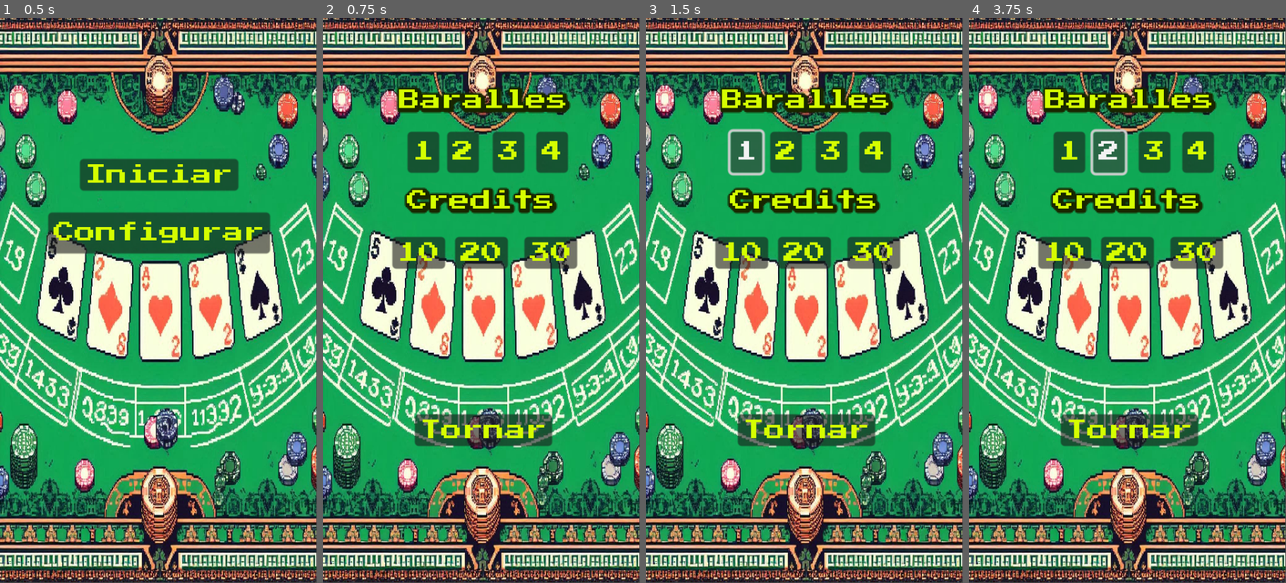
Above: before the commit, frames 1-4 (left to right).
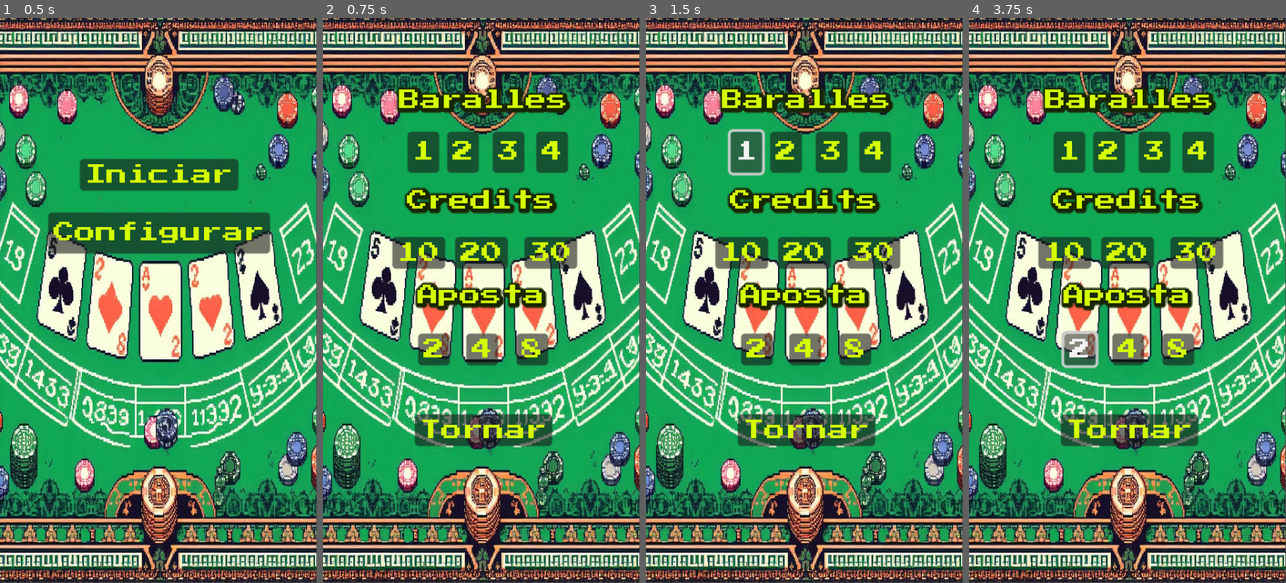
Above: after the commit, the same moments.

Repository: Gonellarro/Blackjack
Game: Godot game, scene res://scenes/pantalles/menu.tscn
Same seed, same stepped clock (60 frames per second), same inputs: the game is played once before the commit and once after it.
Inputs:
- Up to frame 1 (0.5 s): no input
- Up to frame 2 (0.75 s): click "Configurar" at 0.5 s
- Up to frame 3 (1.5 s): click "1" at 1.25 s
- Up to frame 4 (3.75 s): click "2" at 2 s; click "4" at 2.75 s; click "2" at 3.5 s

Frame 1 is identical in both runs. In frame 2, 3.2% of the frame differs, in the area x 28-72%, y 46-62%; in frame 3, 3.2%; in frame 4, 3.9%, in the area x 28-72%, y 19-62%.

Commit message:
Revisio de bugs i GUI

Diff:
--- a/label8bits.tres
+++ b/label8bits.tres
@@ -6,4 +6,5 @@
 default_font = ExtResource("1_ibxha")
 Label/colors/font_color = Color(0, 0.87451, 0.0980392, 1)
 Label/colors/font_shadow_color = Color(0, 0.137255, 0.0980392, 1)
+Label/font_sizes/font_size = 32
 Label/fonts/font = ExtResource("1_ibxha")
--- /dev/null
+++ b/label8bitsValors.tres
@@ -0,0 +1,10 @@
+[gd_resource type="Theme" load_steps=2 format=3 uid="uid://djm504y55dgem"]
+
+[ext_resource type="FontFile" uid="uid://b3u2wiivcs1qu" path="res://assets/PressStart2P-vaV7.ttf" id="1_b820e"]
+
+[resource]
+default_font = ExtResource("1_b820e")
+Label/colors/font_color = Color(1, 0.87451, 0.0980392, 1)
+Label/colors/font_shadow_color = Color(0, 0.137255, 0.0980392, 1)
+Label/font_sizes/font_size = 32
+Label/fonts/font = ExtResource("1_b820e")
--- a/scenes/carta/carta.gd
+++ b/scenes/carta/carta.gd
@@ -33,4 +33,4 @@
 	self.imatge = load(img)
 
 func set_numero(n: String) -> void:
-	self.numero = "ASE"
+	self.numero = n
--- a/scenes/joc/joc.gd
+++ b/scenes/joc/joc.gd
@@ -11,7 +11,7 @@
 var scoreJugador: int
 var scoreOrdinador: int
 
-var posicioJugador = Vector2(100,600)
+var posicioJugador = Vector2(100,550)
 var posicioOrdinador = Vector2(100, 300)
 
 var valors = ["2","3","4","5","6","7","8","9","10","J","Q","K","ACE","ASE"]
@@ -26,6 +26,7 @@
 
 # Valor de l'aposta del jugador
 var aposta: int
+var apostaInicial: int
 
 var fiDiners: bool = false
 
@@ -48,10 +49,12 @@
 	numBaralles = Global.numBaralles
 	credits = Global.creditsInicials
 	Global.credits = credits
+	Global.jugades = 1
 	scoreJugador = Global.scoreJugador
 	scoreOrdinador = Global.scoreOrdinador
 	credits = Global.credits
 	aposta = Global.aposta
+	apostaInicial = Global.aposta
 	jugades = Global.jugades
 
 	numCartes = numBaralles * 52
@@ -63,7 +66,7 @@
 	cartaCover.set_imatge("res://assets/Cards/" + trasera)
 	cartaCoverBaralla.set_imatge("res://assets/Cards/" + trasera)
 	cartaCover.position = Vector2(100,300)
-	cartaCoverBaralla.position = Vector2(200, 80)
+	cartaCoverBaralla.position = Vector2(100, 100)
 	cartaCover.visible = false
 	cartaCover.top_level = true
 	cartaCoverBaralla.visible = false
@@ -113,12 +116,13 @@
 			#var icona: String
 
 			if scoreJugador == 21:
-				$nouJoc.text = "BlackJack!"
+				$nouJoc.text = "BlackJack"
 				credits += aposta
 			elif scoreOrdinador > 21:
 				# Guanya el jugador
 				$nouJoc.text = "Guanyes!"
 				credits += aposta
+				print("Aposta: " + str(aposta))
 			elif (scoreJugador == scoreOrdinador) and scoreJugador < 22:
 				# Empats. Se tornen els dobers de l'aposta, per tant no feim res
 				$nouJoc.text = "Empats"
@@ -135,10 +139,13 @@
 
 			Global.scoreJugador = scoreJugador
 			Global.scoreOrdinador = scoreOrdinador
-			#$scoreOrdinador.text = "Ordinador: " + str(scoreOrdinador)
 
 			Global.credits = credits
-			#$credit.text = str(credits)
+
+			Global.jugades += 1
+
+			aposta = apostaInicial
+			Global.aposta = apostaInicial
 
 			$nouJoc.disabled = false
 			$nouJoc.visible = true
@@ -152,8 +159,6 @@
 			fiPartida = true
 	else:
 		# Hem de collir els descarts, escapçar-los i tornar-los a ficar a la baralla
-		# Eliminam la carta per cobrir la baralla
-		cartaCoverBaralla.visible = false
 		collirCartaOrdinador()
 		referBaralla()
 
@@ -162,8 +167,8 @@
 	add_child(cartaCover)
 	cartaCover.visible = true
 
-func eliminarCoverOrdinador() -> void:
-	cartaCover.visible = false
+#func eliminarCoverOrdinador() -> void:
+	#cartaCover.visible = false
 
 
 #############################################################
@@ -179,14 +184,20 @@
 	cartaCoverBaralla.visible = true
 
 func referBaralla() -> void:
+		# Eliminam la cover de la baralla
+		cartaCoverBaralla.visible = false
+
 		$escapsa.visible = true
 		$escapsa.disabled = false
 		$collir.disabled = true
 		$passar.disabled = true
 		$doblar.disabled = true
 		set_process(false)
+		#await get_tree().create_timer(1).timeout
 		# Guardam quantes cartes hi ha als descarts
 		numCartes = maDescarts.size()
+		# Llevam tots els ASE que hem posat
+		revisaASE()
 		#Cream la baralla amb les cartes descartades
 		baralla.renovarCartes(maDescarts)
 		# Escapçam totes les cartes
@@ -195,15 +206,13 @@
 		for c in baralla.get_cartes():
 			c.visible = true
 
-		# Posam la carta per cobrir la baralla
-		cartaCoverBaralla.visible = true
-
 		#Netejam les cartes descartades
 		maDescarts.clear()
 
-		cartaCoverBaralla.visible = true
-
-		# Mostram el missatge que ja hem escapçat un altre pic
+func revisaASE() -> void:
+	for c:Carta in maDescarts:
+		if c.get_numero() == "ASE":
+			c.set_numero("ACE")
 
 #############################################################
 #						COLLIR CARTES						#
@@ -315,37 +324,34 @@
 					collirCartaOrdinador()
 					collirCartaJugador()
 					collirCartaOrdinador()
-					# Eliminam la cover de la baralla
-					cartaCoverBaralla.visible = false
+
 					referBaralla()
 				3:
 					collirCartaJugador()
 					collirCartaOrdinador()
 					collirCartaJugador()
-					cartaCoverBaralla.visible = false
+
 					referBaralla()
 					collirCartaOrdinador()
 				2:
 					collirCartaJugador()
 					collirCartaOrdinador()
-					# Eliminam la cover de la baralla
-					cartaCoverBaralla.visible = false
+
 					referBaralla()
 					collirCartaJugador()
 					collirCartaOrdinador()
 				1:
 					collirCartaJugador()
-					# Eliminam la cover de la baralla
-					cartaCoverBaralla.visible = false
+
 					referBaralla()
 					collirCartaOrdinador()
 					collirCartaJugador()
 					collirCartaOrdinador()
+
 			cartaCover.visible = true
 		elif numCartes == 1:
 			collirCartaJugador()
-			# Eliminam la cover de la baralla
-			cartaCoverBaralla.visible = false
+
 			referBaralla()
 		else:
 			collirCartaJugador()
@@ -356,8 +362,8 @@
 	$passar.disabled = true
 
 func _on_doblar_pressed():
-	if credits - aposta > 0:
-		aposta += 2
+	if credits - (2*aposta) > 0:
+		aposta = 2 * aposta
 		collirCartaJugador()
 		fiJugador = true
 		Global.fiJugador = true
@@ -368,10 +374,10 @@
 func _on_nou_joc_pressed():
 	scoreJugador = 0
 	scoreOrdinador = 0
-	aposta = 2
+	aposta = apostaInicial
 	Global.scoreJugador = 0
 	Global.scoreOrdinador = 0
-	Global.aposta = 2
+	Global.aposta = apostaInicial
 	Global.numCartes = numCartes
 
 	#Guardam totes les cartes jugades
@@ -395,9 +401,12 @@
 
 	set_process(true)
 
+
 func _on_escapsa_pressed():
 	$escapsa.visible = false
 	$collir.disabled = false
 	$passar.disabled = false
 	$doblar.disabled = false
+	if !cartaCoverBaralla.visible:
+		cartaCoverBaralla.visible = true
 	set_process(true)
--- a/scenes/joc/joc.tscn
+++ b/scenes/joc/joc.tscn
@@ -1,60 +1,62 @@
-[gd_scene load_steps=6 format=3 uid="uid://ya4di8snnfg1"]
+[gd_scene load_steps=7 format=3 uid="uid://ya4di8snnfg1"]
 
 [ext_resource type="Script" path="res://scenes/joc/joc.gd" id="1_sgd5x"]
 [ext_resource type="Texture2D" uid="uid://cnmco05ketrpt" path="res://assets/tapete.png" id="1_vt20p"]
 [ext_resource type="PackedScene" uid="uid://cjn1ydakmiw3v" path="res://scenes/pantalles/gui.tscn" id="2_efr2d"]
 [ext_resource type="Theme" uid="uid://cyhuytd5kxh4y" path="res://tema8bits.tres" id="3_mdkdk"]
+[ext_resource type="Theme" uid="uid://djm504y55dgem" path="res://label8bitsValors.tres" id="6_1pn8t"]
 [ext_resource type="AudioStream" uid="uid://km8waqjuhr2p" path="res://assets/MapleLeafRag.mp3" id="6_633ob"]
 
 [node name="Joc" type="Node2D"]
 script = ExtResource("1_sgd5x")
 metadata/_edit_vertical_guides_ = [239.0]
 
-[node name="GUI" parent="." instance=ExtResource("2_efr2d")]
-
 [node name="tapete" type="Sprite2D" parent="."]
 texture = ExtResource("1_vt20p")
 centered = false
 
 [node name="collir" type="Button" parent="."]
-offset_left = 14.0
-offset_top = 810.0
-offset_right = 118.0
-offset_bottom = 841.0
+offset_left = 7.0
+offset_top = 785.0
+offset_right = 111.0
+offset_bottom = 816.0
+scale = Vector2(2, 2)
 theme = ExtResource("3_mdkdk")
 text = "Collir"
 
 [node name="passar" type="Button" parent="."]
-offset_left = 360.0
-offset_top = 810.0
-offset_right = 419.0
-offset_bottom = 841.0
+offset_left = 262.0
+offset_top = 782.0
+offset_right = 366.0
+offset_bottom = 813.0
+scale = Vector2(2, 2)
 theme = ExtResource("3_mdkdk")
 text = "Passar"
 
 [node name="doblar" type="Button" parent="."]
-offset_left = 186.0
-offset_top = 810.0
-offset_right = 290.0
-offset_bottom = 841.0
+offset_left = 134.0
+offset_top = 713.0
+offset_right = 238.0
+offset_bottom = 744.0
+scale = Vector2(2, 2)
 theme = ExtResource("3_mdkdk")
 text = "Doblar"
 
 [node name="nouJoc" type="Button" parent="."]
 top_level = true
-offset_left = 119.0
-offset_top = 501.0
-offset_right = 239.0
-offset_bottom = 525.0
+offset_left = 70.0
+offset_top = 482.0
+offset_right = 190.0
+offset_bottom = 506.0
 scale = Vector2(2, 2)
 theme = ExtResource("3_mdkdk")
 text = "Nou Joc"
 
 [node name="escapsa" type="Button" parent="."]
-offset_left = 121.0
-offset_top = 497.0
-offset_right = 241.0
-offset_bottom = 521.0
+offset_left = 69.0
+offset_top = 483.0
+offset_right = 189.0
+offset_bottom = 507.0
 scale = Vector2(2, 2)
 theme = ExtResource("3_mdkdk")
 text = "Escapça"
@@ -62,6 +64,20 @@
 [node name="MusicaFons" type="AudioStreamPlayer" parent="."]
 stream = ExtResource("6_633ob")
 
+[node name="GUI" parent="." instance=ExtResource("2_efr2d")]
+metadata/_edit_horizontal_guides_ = [54.0]
+metadata/_edit_vertical_guides_ = [10.0, 455.0]
+
+[node name="aposta" type="Button" parent="."]
+visible = false
+offset_left = 399.0
+offset_top = 133.0
+offset_right = 423.0
+offset_bottom = 157.0
+scale = Vector2(2, 2)
+theme = ExtResource("6_1pn8t")
+text = "2"
+
 [connection signal="pressed" from="collir" to="." method="_on_collir_pressed"]
 [connection signal="pressed" from="passar" to="." method="_on_passar_pressed"]
 [connection signal="pressed" from="doblar" to="." method="_on_doblar_pressed"]
--- a/scenes/pantalles/configuracio.gd
+++ b/scenes/pantalles/configuracio.gd
@@ -31,3 +31,12 @@
 
 func _on_c_30_pressed():
 	Global.creditsInicials = 30
+
+func _on_a_2_pressed():
+	Global.aposta = 2
+
+func _on_a_4_pressed():
+	Global.aposta = 4
+
+func _on_a_8_pressed():
+	Global.aposta = 8
--- a/scenes/pantalles/configuracio.tscn
+++ b/scenes/pantalles/configuracio.tscn
@@ -51,6 +51,17 @@
 scale = Vector2(2, 2)
 theme = ExtResource("3_4mxab")
 text = "Credits"
+horizontal_alignment = 1
+
+[node name="Aposta" type="Label" parent="."]
+layout_mode = 0
+offset_left = 111.0
+offset_top = 403.0
+offset_right = 239.0
+offset_bottom = 426.0
+scale = Vector2(2, 2)
+theme = ExtResource("3_4mxab")
+text = "Aposta"
 horizontal_alignment = 1
 
 [node name="B1" type="Button" parent="."]
@@ -125,6 +136,36 @@
 text = "30
 "
 
+[node name="A2" type="Button" parent="."]
+layout_mode = 0
+offset_left = 144.0
+offset_top = 477.0
+offset_right = 168.0
+offset_bottom = 501.0
+scale = Vector2(2, 2)
+theme = ExtResource("3_4mxab")
+text = "2"
+
+[node name="A4" type="Button" parent="."]
+layout_mode = 0
+offset_left = 217.0
+offset_top = 477.0
+offset_right = 241.0
+offset_bottom = 501.0
+scale = Vector2(2, 2)
+theme = ExtResource("3_4mxab")
+text = "4"
+
+[node name="A8" type="Button" parent="."]
+layout_mode = 0
+offset_left = 293.0
+offset_top = 477.0
+offset_right = 317.0
+offset_bottom = 501.0
+scale = Vector2(2, 2)
+theme = ExtResource("3_4mxab")
+text = "8"
+
 [connection signal="pressed" from="Tornar" to="." method="_on_tornar_pressed"]
 [connection signal="pressed" from="B1" to="." method="_on_b_1_pressed"]
 [connection signal="pressed" from="B2" to="." method="_on_b_2_pressed"]
@@ -133,3 +174,6 @@
 [connection signal="pressed" from="C10" to="." method="_on_c_10_pressed"]
 [connection signal="pressed" from="C20" to="." method="_on_c_20_pressed"]
 [connection signal="pressed" from="C30" to="." method="_on_c_30_pressed"]
+[connection signal="pressed" from="A2" to="." method="_on_a_2_pressed"]
+[connection signal="pressed" from="A4" to="." method="_on_a_4_pressed"]
+[connection signal="pressed" from="A8" to="." method="_on_a_8_pressed"]
--- a/scenes/pantalles/gui.gd
+++ b/scenes/pantalles/gui.gd
@@ -3,20 +3,20 @@
 
 # Called when the node enters the scene tree for the first time.
 func _ready():
-	$scoreJugador.text = "Jugador: " + str(Global.scoreJugador)
-	$scoreOrdinador.text =  "Ordinador: " + str(Global.scoreOrdinador)
+	$scoreJugador.text = str(Global.scoreJugador)
+	$scoreOrdinador.text =  str(Global.scoreOrdinador)
 	$credit.text = str(Global.credits)
-	$aposta.text = "Aposta: " + str(Global.aposta)
-	$ncartes.text = "Cartes: " + str(Global.numCartes)
+	$aposta.text = str(Global.aposta)
+	$jugades.text = str(Global.jugades)
 
 
 # Called every frame. 'delta' is the elapsed time since the previous frame.
 func _process(delta):
-	$scoreJugador.text = "Jugador: " + str(Global.scoreJugador)
+	$scoreJugador.text = str(Global.scoreJugador)
 	if Global.fiJugador:
-		$scoreOrdinador.text =  "Ordinador: " + str(Global.scoreOrdinador)
+		$scoreOrdinador.text = str(Global.scoreOrdinador)
 	else:
-		$scoreOrdinador.text =  "Ordinador: 0"
+		$scoreOrdinador.text = "0"
 	$credit.text = str(Global.credits)
-	$aposta.text = "Aposta: " + str(Global.aposta)
-	$ncartes.text = "Cartes: " + str(Global.numCartes)
+	$aposta.text = str(Global.aposta)
+	$jugades.text = str(Global.jugades)
--- a/scenes/pantalles/gui.tscn
+++ b/scenes/pantalles/gui.tscn
@@ -1,58 +1,121 @@
-[gd_scene load_steps=4 format=3 uid="uid://cjn1ydakmiw3v"]
+[gd_scene load_steps=5 format=3 uid="uid://cjn1ydakmiw3v"]
 
 [ext_resource type="Texture2D" uid="uid://ds46hv56c761t" path="res://assets/moneda.png" id="1_7bdhc"]
 [ext_resource type="Script" path="res://scenes/pantalles/gui.gd" id="1_8oet2"]
 [ext_resource type="Theme" uid="uid://uevv2738xj4l" path="res://label8bits.tres" id="3_6xj5h"]
+[ext_resource type="Theme" uid="uid://djm504y55dgem" path="res://label8bitsValors.tres" id="3_wcrg5"]
 
 [node name="GUI" type="CanvasLayer"]
 script = ExtResource("1_8oet2")
+metadata/_edit_horizontal_guides_ = [54.0, 49.0]
+metadata/_edit_vertical_guides_ = [10.0, 455.0, 438.0]
+
+[node name="ColorRect" type="ColorRect" parent="."]
+offset_left = 6.0
+offset_top = 11.0
+offset_right = 471.0
+offset_bottom = 92.0
+color = Color(0, 0.317647, 0, 1)
+
+[node name="ColorRect2" type="ColorRect" parent="."]
+offset_left = 307.0
+offset_top = 11.0
+offset_right = 471.0
+offset_bottom = 233.0
+color = Color(0, 0.317647, 0, 1)
 
 [node name="moneda" type="TextureRect" parent="."]
-offset_left = 436.0
-offset_top = 80.0
-offset_right = 452.0
-offset_bottom = 96.0
-scale = Vector2(2, 2)
+offset_left = 316.0
+offset_top = 179.0
+offset_right = 332.0
+offset_bottom = 195.0
+scale = Vector2(3, 3)
 texture = ExtResource("1_7bdhc")
 
 [node name="scoreJugador" type="Label" parent="."]
-offset_left = 291.0
-offset_top = 25.0
-offset_right = 463.0
-offset_bottom = 48.0
-theme = ExtResource("3_6xj5h")
-text = "Jugador: 0"
+offset_left = 370.0
+offset_top = 18.0
+offset_right = 441.0
+offset_bottom = 50.0
+theme = ExtResource("3_wcrg5")
+text = "0"
 horizontal_alignment = 2
 
+[node name="scoreJugadorLabel" type="Label" parent="."]
+offset_left = 10.0
+offset_top = 19.0
+offset_right = 202.0
+offset_bottom = 51.0
+theme = ExtResource("3_6xj5h")
+text = "Jugador:"
+
 [node name="scoreOrdinador" type="Label" parent="."]
-offset_left = 259.0
-offset_top = 49.0
-offset_right = 463.0
-offset_bottom = 72.0
-theme = ExtResource("3_6xj5h")
-text = "Ordinador: 0"
+offset_left = 369.0
+offset_top = 57.0
+offset_right = 440.0
+offset_bottom = 89.0
+theme = ExtResource("3_wcrg5")
+text = "0
+"
 horizontal_alignment = 2
 
+[node name="scoreOrdinadorLabel" type="Label" parent="."]
+offset_left = 11.0
+offset_top = 55.0
+offset_right = 331.0
+offset_bottom = 87.0
+theme = ExtResource("3_6xj5h")
+text = "Ordinador:"
+
 [node name="credit" type="Label" parent="."]
-offset_left = 392.0
-offset_top = 88.0
-offset_right = 431.0
-offset_bottom = 110.0
-theme = ExtResource("3_6xj5h")
+offset_left = 346.0
+offset_top = 186.0
+offset_right = 442.0
+offset_bottom = 218.0
+theme = ExtResource("3_wcrg5")
 text = "20"
+horizontal_alignment = 2
 
 [node name="aposta" type="Label" parent="."]
-offset_left = 26.0
-offset_top = 49.0
-offset_right = 186.0
-offset_bottom = 72.0
+offset_left = 385.0
+offset_top = 141.0
+offset_right = 441.0
+offset_bottom = 173.0
+theme = ExtResource("3_wcrg5")
+text = "2"
+horizontal_alignment = 2
+
+[node name="apostaLabel" type="Label" parent="."]
+offset_left = 337.0
+offset_top = 142.0
+offset_right = 401.0
+offset_bottom = 174.0
 theme = ExtResource("3_6xj5h")
-text = "Aposta: 2"
+text = "A:"
 
-[node name="ncartes" type="Label" parent="."]
-offset_left = 26.0
-offset_top = 25.0
-offset_right = 202.0
-offset_bottom = 48.0
+[node name="jugades" type="Label" parent="."]
+offset_left = 370.0
+offset_top = 102.0
+offset_right = 441.0
+offset_bottom = 134.0
+theme = ExtResource("3_wcrg5")
+text = "1"
+horizontal_alignment = 2
+
+[node name="jugadesLabel" type="Label" parent="."]
+offset_left = 335.0
+offset_top = 101.0
+offset_right = 399.0
+offset_bottom = 133.0
 theme = ExtResource("3_6xj5h")
-text = "Cartes: 104"
+text = "#:"
+
+[node name="blackJack" type="Label" parent="."]
+offset_left = 415.0
+offset_top = 267.0
+offset_right = 895.0
+offset_bottom = 299.0
+rotation = 1.57079
+theme = ExtResource("3_wcrg5")
+text = "BLACKJACK 8Bits
+"
Binary file added: assets/gui.png
Not shown, added: assets/gui.png.import
Not shown, added: export_presets.cfg
Not shown, added: cartes.console.exe
Not shown, added: cartes.exe
